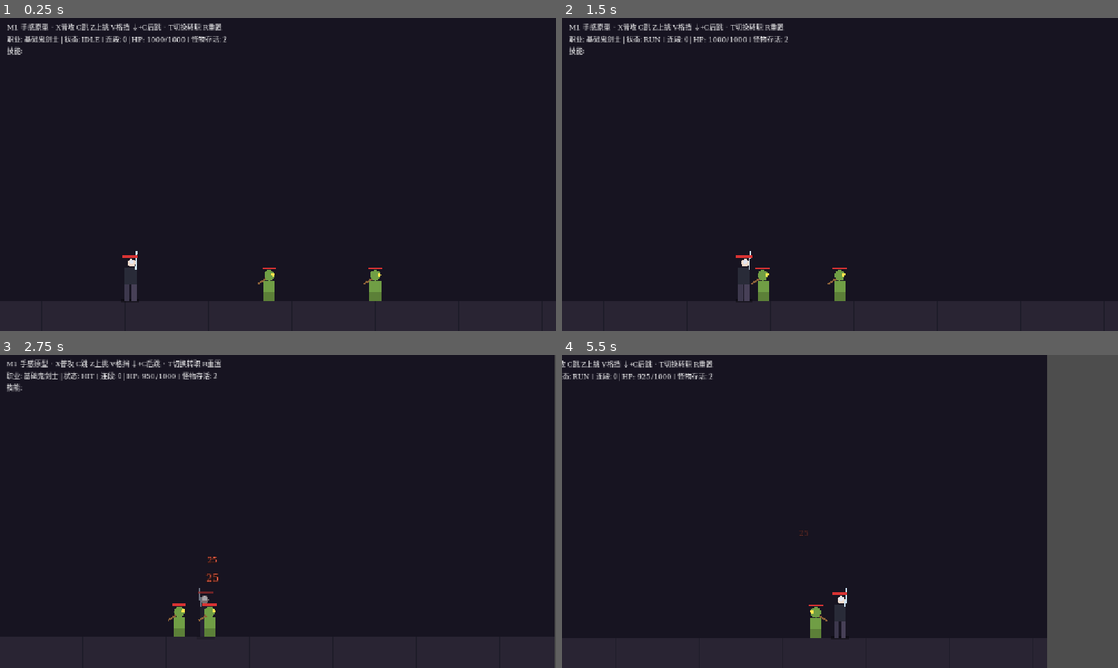
Above: before the commit, frames 1-4 (two rows, left to right).
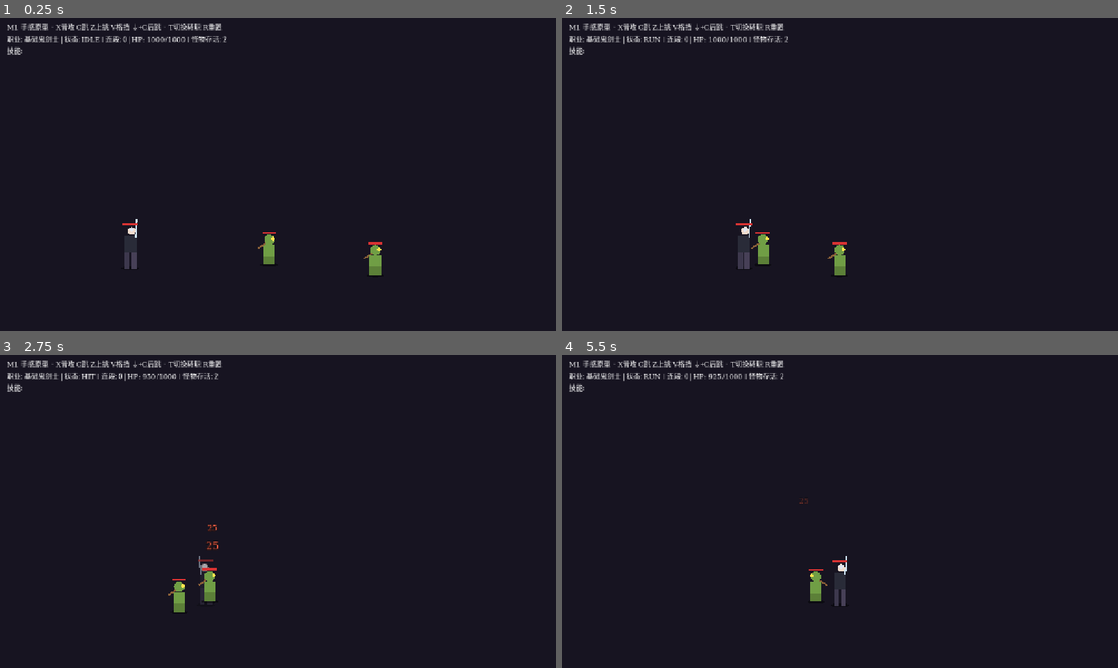
Above: after the commit, the same moments.

Repository: mkkzzz/dnflike
Game: Godot game, scene res://scenes/Main.tscn
Same seed, same stepped clock (60 frames per second), same inputs: the game is played once before the commit and once after it.
Inputs:
- Up to frame 1 (0.25 s): no input
- Up to frame 2 (1.5 s): hold Right (move_right) from 0.53 s (still down); tap X (attack) at 0.6 s; tap C (jump) at 0.77 s; tap V (guard) at 1.35 s
- Up to frame 3 (2.75 s): tap C (jump) at 1.52 s; release Right (move_right) at 2.03 s; hold Left (move_left) from 2.03 s (still down); tap Space at 2.1 s
- Up to frame 4 (5.5 s): release Left (move_left) at 2.78 s; hold Right (move_right) 2.78-4.28 s; tap X (attack) at 2.85, 5.1 s; tap C (jump) at 3.02, 3.77, 4.52 s; hold V (guard) 3.53-4.28 s; hold Left (move_left) 4.28-5.03 s; tap Space at 4.35 s; hold Right (move_right) from 5.03 s (still down)

The runs differ from the first frame. In frame 1, 1.1% of the frame differs, in the area x 22-69%, y 64-91%; in frame 2, 1.1%; in frame 3, 2.3%; in frame 4, 15%, in the area x 0-100%, y 0-100%.

Commit message:
美术接入第一步：烘焙管线 + 地牢背景/暗角进实机
- 新增 tools/bake_game_assets.py：以 render_preview.py 为唯一美术源，烘焙实机贴图到 game/art/（不入库）
- 实机接入地牢背景（镜像平铺）+ 屏幕空间暗角
- 地面线 650 修正为 576，对齐 preview 的伪 3D 落点（GROUND0 224 + 玩家 z 64）
- 新增视觉景深 depth_y（怪物预览层次），物理仍共用一条地面线
- 落地阴影改为随离地高度收缩的椭圆投影，钉在地面线
- HUD 移入 CanvasLayer（原先挂 Node2D 会随相机滚动）
- M1 自动化验收测试通过

Diff:
--- a/game/data/monsters.json
+++ b/game/data/monsters.json
@@ -9,6 +9,7 @@
     "attack_move": {"windup": 12, "active": 4, "recovery": 10, "range": 46, "damage": 25},
     "hardstun": 12,
     "knockdown_time": 36,
-    "getup_time": 12
+    "getup_time": 12,
+    "depth_y": -8
   }
 }
--- a/game/scripts/main.gd
+++ b/game/scripts/main.gd
@@ -1,21 +1,42 @@
 extends Node2D
 ## 主场景：输入注册、地面、玩家、怪物、战斗表现、调试与验收日志
 
-const GROUND_Y := 650.0
+const VIEW_W := 1280.0
+const VIEW_H := 720.0
+const WORLD_W := 4000.0
+## 物理地面线 = 玩家脚底视觉落点。
+## preview 是伪 3D：脚底 = (GROUND0 224 + z) × 2，玩家 z=64 → 576。
+## 怪物不共用这条线，而是用纯视觉 depth_y 复现远近层次（见 SPAWNS）。
+const GROUND_Y := 576.0
+## 出生点 [x, 视觉景深]。景深取自 preview：E1 z=56 → -8，E2 z=80 → +16（相对玩家 z=64）
+const SPAWNS := [[620.0, -8.0], [900.0, 16.0]]
 
 var bm: BattleFX
 var player: Player
 var monsters: Array = []
 var info_label: Label
 var font: FontFile
+var bg_tex: Texture2D
+var vignette_tex: Texture2D
 
 func _ready() -> void:
 	GameConfig.load_all()
 	_register_actions()
 	_load_font()
+	_load_art()
 	_build_world()
 	_build_hud()
+	_build_vignette()
 	print("[M1] scene ready")
+
+## 烘焙贴图由 tools/bake_game_assets.py 产出（美术源为 tools/render_preview.py）
+func _load_art() -> void:
+	bg_tex = load("res://art/bg_dungeon.png") as Texture2D
+	vignette_tex = load("res://art/vignette.png") as Texture2D
+	if bg_tex == null or vignette_tex == null:
+		push_warning("[ART] 缺烘焙贴图：先跑 python tools/bake_game_assets.py")
+	else:
+		print("[ART] bg=%dx%d vignette ok" % [bg_tex.get_width(), bg_tex.get_height()])
 
 func _register_actions() -> void:
 	var actions := {
@@ -78,32 +99,57 @@
 	player = Player.new()
 	player.name = "Player"
 	player.position = Vector2(300, GROUND_Y)
+	player.ground_y = GROUND_Y
 	add_child(player)
 	player.setup(GameConfig.player, bm, monsters)
 
-	for x in [620.0, 900.0]:
-		_spawn_goblin(x)
-
-func _spawn_goblin(x: float) -> void:
+	for s in SPAWNS:
+		_spawn_goblin(s[0], s[1])
+
+func _spawn_goblin(x: float, depth_y: float = NAN) -> void:
 	var m := Monster.new()
 	m.name = "Goblin"
 	m.position = Vector2(x, GROUND_Y)
+	var cfg: Dictionary = GameConfig.monsters["goblin"]
+	m.depth_y = float(cfg.get("depth_y", 0.0)) if is_nan(depth_y) else depth_y
+	m.ground_y = GROUND_Y
 	add_child(m)
-	m.setup(GameConfig.monsters["goblin"], player, bm)
+	m.setup(cfg, player, bm)
 	monsters.append(m)
 
 func _build_hud() -> void:
+	# HUD 必须挂 CanvasLayer：挂 Node2D 下会随相机一起滚动
+	var layer := CanvasLayer.new()
+	layer.name = "HudLayer"
+	layer.layer = 10
+	add_child(layer)
 	var title := Label.new()
 	title.text = "M1 手感原型 · X普攻 C跳 Z上挑 V格挡 ↓+C后跳 · T切换转职 R重置"
 	title.position = Vector2(16, 8)
 	if font:
 		title.add_theme_font_override("font", font)
-	add_child(title)
+	layer.add_child(title)
 	info_label = Label.new()
 	info_label.position = Vector2(16, 36)
 	if font:
 		info_label.add_theme_font_override("font", font)
-	add_child(info_label)
+	layer.add_child(info_label)
+
+
+## 暗角叠加层：固定屏幕空间，压在 HUD 之上
+func _build_vignette() -> void:
+	if vignette_tex == null:
+		return
+	var layer := CanvasLayer.new()
+	layer.name = "VignetteLayer"
+	layer.layer = 20
+	var tr := TextureRect.new()
+	tr.texture = vignette_tex
+	tr.position = Vector2.ZERO
+	tr.size = Vector2(VIEW_W, VIEW_H)
+	tr.mouse_filter = Control.MOUSE_FILTER_IGNORE
+	layer.add_child(tr)
+	add_child(layer)
 
 func _physics_process(_delta: float) -> void:
 	if bm.freeze > 0:
@@ -124,8 +170,8 @@
 		if is_instance_valid(m):
 			m.queue_free()
 	monsters.clear()
-	for x in [620.0, 900.0]:
-		_spawn_goblin(x)
+	for s in SPAWNS:
+		_spawn_goblin(s[0], s[1])
 	print("[M1] battle reset")
 
 func _process(_delta: float) -> void:
@@ -149,7 +195,19 @@
 		[job_name, st_name, player.combo, player.hp, player.cfg["max_hp"], alive, skills]
 
 func _draw() -> void:
-	draw_rect(Rect2(0, 0, 1280, 720), Color(0.09, 0.08, 0.13))
-	draw_rect(Rect2(0, GROUND_Y, 1280, 70), Color(0.16, 0.14, 0.2))
-	for i in range(0, 1280, 96):
-		draw_line(Vector2(i, GROUND_Y), Vector2(i, 720), Color(0.12, 0.11, 0.16), 2.0)
+	if bg_tex == null:
+		draw_rect(Rect2(0, 0, WORLD_W, VIEW_H), Color(0.09, 0.08, 0.13))
+		return
+	# 沿世界横向镜像平铺，减轻重复感（M2 房间制后换成按房间取景）
+	var tw := float(bg_tex.get_width())
+	var th := float(bg_tex.get_height())
+	var n := int(ceil((WORLD_W + VIEW_W) / tw)) + 1
+	for i in range(n):
+		var x := float(i) * tw
+		if i % 2 == 1:
+			draw_set_transform(Vector2(x + tw, 0.0), 0.0, Vector2(-1.0, 1.0))
+			draw_texture_rect(bg_tex, Rect2(0.0, 0.0, tw, th), false)
+		else:
+			draw_set_transform(Vector2(x, 0.0), 0.0, Vector2.ONE)
+			draw_texture_rect(bg_tex, Rect2(0.0, 0.0, tw, th), false)
+	draw_set_transform(Vector2.ZERO, 0.0, Vector2.ONE)
--- a/game/scripts/monster.gd
+++ b/game/scripts/monster.gd
@@ -21,6 +21,10 @@
 var fx: BattleFX
 var atk_hit_done := false
 var dead := false
+## 纯视觉景深偏移（伪 3D 远近层次），不参与物理
+var depth_y := 0.0
+## 地面线（由 main 注入），用于把落地阴影钉在地面上
+var ground_y := 0.0
 
 func _ready() -> void:
 	var shape := CollisionShape2D.new()
@@ -215,6 +219,16 @@
 	tw.tween_callback(queue_free)
 
 func _draw() -> void:
+	# 视觉景深：只偏移绘制，物理仍共用 GROUND_Y 一条地面线
+	var base := Vector2(0.0, depth_y)
+	draw_set_transform(base, 0.0, Vector2.ONE)
+	# 落地阴影：钉在地面线上，随离地高度收缩
+	var gy := ground_y - position.y
+	if gy > -10.0 and gy < 160.0:
+		var sh_w := 40.0 * (1.0 - minf(absf(gy), 140.0) / 280.0)
+		draw_set_transform(Vector2(0.0, depth_y + gy), 0.0, Vector2(1.0, 0.22))
+		draw_circle(Vector2.ZERO, sh_w * 0.5, Color(0.0, 0.0, 0.0, 0.45))
+		draw_set_transform(base, 0.0, Vector2.ONE)
 	# 哥布林占位：绿身 + 大耳 + 木棒
 	draw_rect(Rect2(-13, -46, 26, 26), Color(0.44, 0.62, 0.27))  # 身
 	draw_rect(Rect2(-13, -20, 26, 20), Color(0.36, 0.5, 0.22))  # 腿
--- a/game/scripts/player.gd
+++ b/game/scripts/player.gd
@@ -13,6 +13,8 @@
 var facing := 1
 var hp := 1000.0
 var mp := 300.0
+## 地面线（由 main 注入），用于把落地阴影钉在地面上
+var ground_y := 0.0
 
 # 移动 / 双击奔跑
 var running := false
@@ -415,10 +417,13 @@
 	print("[M1] job switch: %d" % job)
 
 func _draw() -> void:
-	# 地面影子
-	var gy := 650.0 - position.y
-	if gy > -10 and gy < 120:
-		draw_rect(Rect2(-20, gy - 4, 40, 8), Color(0, 0, 0, 0.35))
+	# 落地阴影：钉在地面线上，随离地高度收缩（对齐 preview 的椭圆投影）
+	var gy := ground_y - position.y
+	if gy > -10.0 and gy < 160.0:
+		var sh_w := 40.0 * (1.0 - minf(absf(gy), 140.0) / 280.0)
+		draw_set_transform(Vector2(0.0, gy), 0.0, Vector2(1.0, 0.22))
+		draw_circle(Vector2.ZERO, sh_w * 0.5, Color(0.0, 0.0, 0.0, 0.45))
+		draw_set_transform(Vector2.ZERO, 0.0, Vector2.ONE)
 	# 腿
 	draw_rect(Rect2(-14, -40, 12, 40), Color(0.24, 0.22, 0.3))
 	draw_rect(Rect2(2, -40, 12, 40), Color(0.28, 0.25, 0.34))
Not shown, changed: .gitignore
Not shown, changed: README.md
Not shown, added: tools/bake_game_assets.py
